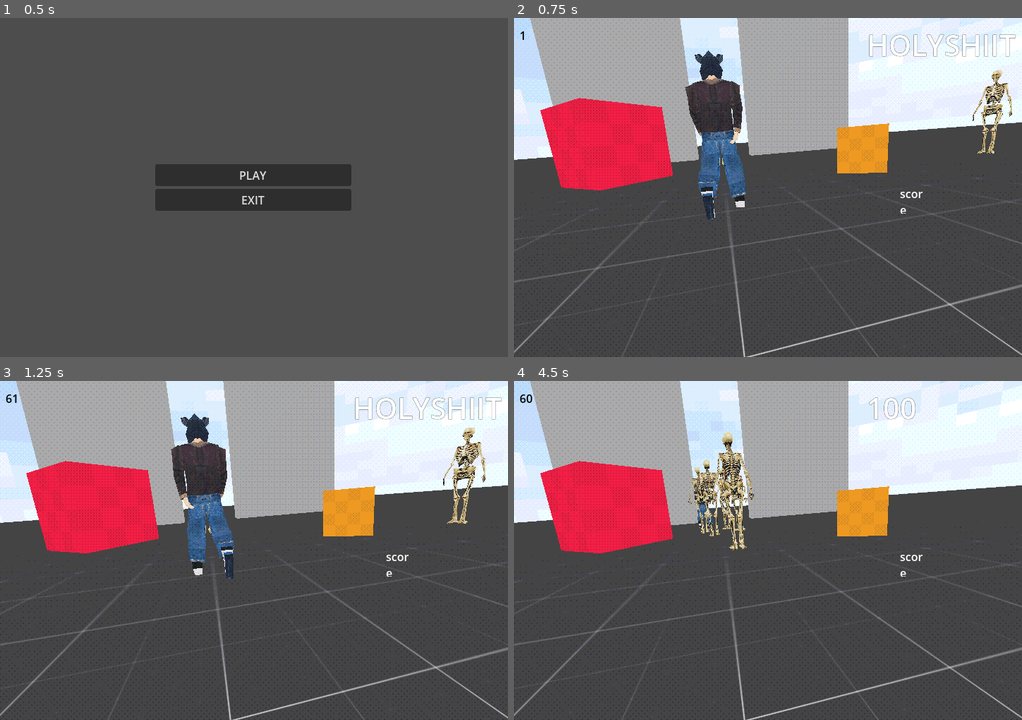
Above: before the commit, frames 1-4 (two rows, left to right).
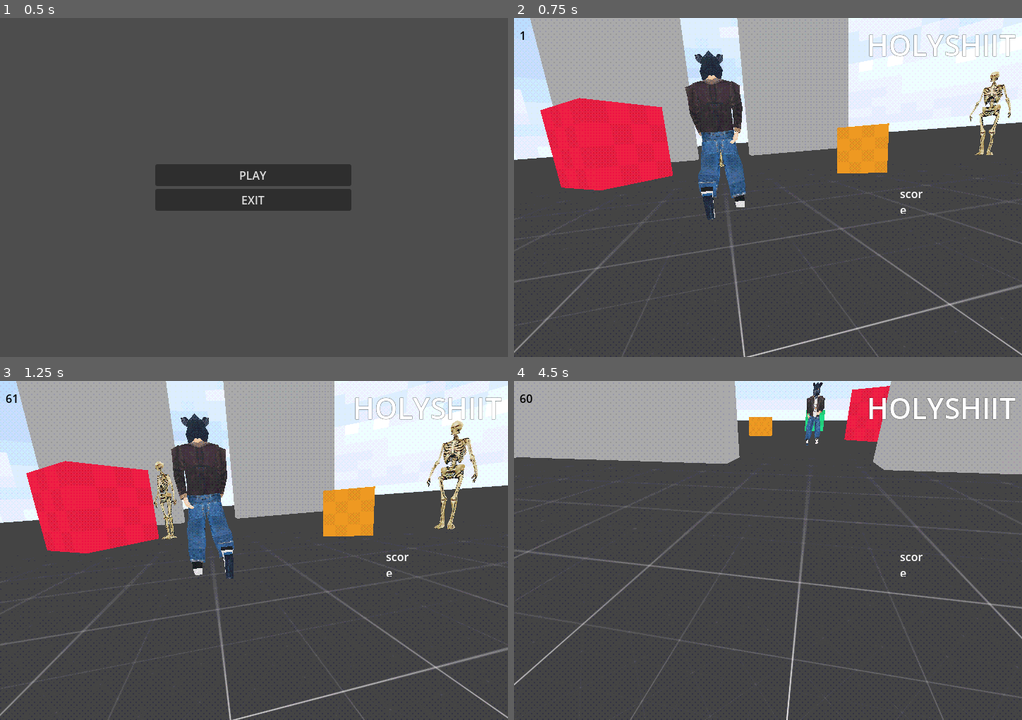
Above: after the commit, the same moments.

Repository: bluebanana21/boar-man
Game: Godot game, scene res://scenes/World/main_menu.tscn
Two runs of this game, one before a commit and one after it. Both use one fixed random seed, a clock stepped at 60 frames per second and the inputs below.
Inputs (mouse positions are in pixels of both pictures, inside the frame that each line leads up to):
- Up to frame 1 (0.5 s): no input
- Up to frame 2 (0.75 s): click "PLAY" at 0.5 s
- Up to frame 3 (1.25 s): no input
- Up to frame 4 (4.5 s): move the mouse to (798, 550) at 1.27 s; press the mouse at (798, 550) at 1.28 s; hold W (forward) from 1.28 s (still down); move the mouse to (742, 550) at 2.02 s; release the mouse at (742, 550) at 2.03 s; click (742, 550) at 2.1 s; move the mouse to (778, 543) at 2.77 s; press the mouse at (778, 543) at 2.78 s; move the mouse to (762, 557) at 3.52 s; release the mouse at (762, 557) at 3.53 s; click (762, 557) at 3.6 s; move the mouse to (803, 553) at 4.27 s; press the mouse at (803, 553) at 4.28 s

Frame 1 is identical in both runs. In frame 2, 0.7% of the frame differs, in the area x 40-99%, y 15-45%; in frame 3, 1.9%; in frame 4, 36%, in the area x 0-100%, y 0-100%.
Error before the commit: Invalid call. Nonexistent function 'hit' in base 'CharacterBody3D (TankPlayer)'. (res://scripts/victim/States/victim_violent.gd:53)

Commit message:
update: misc fixes

Diff:
--- a/scenes/Player/player_FPS.tscn
+++ b/scenes/Player/player_FPS.tscn
@@ -364,21 +364,21 @@
 bones/7/rest = Transform3D(0.113638, 0.985997, -0.122047, 0.0751962, 0.113954, 0.990636, 0.990672, -0.121751, -0.0611938, 0.0183, 0.19039, -0.00355813)
 bones/7/enabled = true
 bones/7/position = Vector3(0.0183, 0.19039, -0.00355813)
-bones/7/rotation = Quaternion(-0.472566, -0.563545, -0.455561, 0.50156)
+bones/7/rotation = Quaternion(-0.460109, -0.576632, -0.464741, 0.489705)
 bones/7/scale = Vector3(1, 0.999999, 1)
 bones/8/name = "upper_arm.L"
 bones/8/parent = 7
 bones/8/rest = Transform3D(0.0983943, 0.0802588, 0.991906, -0.995052, -0.00588488, 0.0991825, 0.0137976, -0.996756, 0.0792827, -0.00175682, 0.181514, -0.0238596)
 bones/8/enabled = true
 bones/8/position = Vector3(-0.00175682, 0.181514, -0.0238596)
-bones/8/rotation = Quaternion(-0.432314, 0.329475, -0.574468, 0.611994)
+bones/8/rotation = Quaternion(-0.423847, 0.316158, -0.581521, 0.618249)
 bones/8/scale = Vector3(1, 0.999999, 1)
 bones/9/name = "forearm.L"
 bones/9/parent = 8
 bones/9/rest = Transform3D(0.93602, 0.187783, 0.297666, -0.00810107, 0.857038, -0.51519, -0.351855, 0.479816, 0.803725, -5.58794e-09, 0.278044, -8.84756e-09)
 bones/9/enabled = true
 bones/9/position = Vector3(-5.58794e-09, 0.278044, -8.84756e-09)
-bones/9/rotation = Quaternion(0.250041, 0.057979, -0.278021, 0.925647)
+bones/9/rotation = Quaternion(0.201176, 0.0471011, -0.28442, 0.93617)
 bones/9/scale = Vector3(1, 1, 1)
 bones/10/name = "hand.L"
 bones/10/parent = 9
@@ -392,21 +392,21 @@
 bones/11/rest = Transform3D(0.113638, -0.985997, 0.122047, -0.0751966, 0.113954, 0.990636, -0.990672, -0.121752, -0.0611941, -0.0183, 0.19039, -0.00355814)
 bones/11/enabled = true
 bones/11/position = Vector3(-0.0183, 0.19039, -0.00355814)
-bones/11/rotation = Quaternion(-0.53631, 0.487573, 0.40212, 0.559413)
+bones/11/rotation = Quaternion(-0.542261, 0.479526, 0.39643, 0.564669)
 bones/11/scale = Vector3(1, 1, 1)
 bones/12/name = "upper_arm.R"
 bones/12/parent = 11
 bones/12/rest = Transform3D(0.0983939, -0.0802586, -0.991906, 0.995052, -0.00588524, 0.0991822, -0.0137978, -0.996757, 0.0792824, 0.00175683, 0.181514, -0.0238595)
 bones/12/enabled = true
 bones/12/position = Vector3(0.00175683, 0.181514, -0.0238595)
-bones/12/rotation = Quaternion(-0.604955, -0.651855, 0.295053, 0.349367)
+bones/12/rotation = Quaternion(-0.605299, -0.652762, 0.293791, 0.34814)
 bones/12/scale = Vector3(1, 1, 1)
 bones/13/name = "forearm.R"
 bones/13/parent = 12
 bones/13/rest = Transform3D(0.93602, -0.187783, -0.297666, 0.00810096, 0.857038, -0.51519, 0.351855, 0.479816, 0.803725, 2.79397e-08, 0.278044, 9.31323e-09)
 bones/13/enabled = true
 bones/13/position = Vector3(2.79397e-08, 0.278044, 9.31323e-09)
-bones/13/rotation = Quaternion(0.159772, -0.175565, 0.0634605, 0.969341)
+bones/13/rotation = Quaternion(0.162254, -0.182748, 0.0522649, 0.968269)
 bones/13/scale = Vector3(1, 1, 1)
 bones/14/name = "hand.R"
 bones/14/parent = 13
@@ -434,28 +434,28 @@
 bones/17/rest = Transform3D(0.981691, 0.187697, -0.0324336, 0.190457, -0.969817, 0.152254, -0.00287693, -0.155644, -0.987809, 0.098, 0.0675742, 0.0156842)
 bones/17/enabled = true
 bones/17/position = Vector3(0.098, 0.0675742, 0.0156842)
-bones/17/rotation = Quaternion(0.96032, 0.0952451, 0.00909605, -0.261977)
+bones/17/rotation = Quaternion(0.956974, 0.095124, 0.0102846, -0.273947)
 bones/17/scale = Vector3(1, 1, 1)
 bones/18/name = "shin.L"
 bones/18/parent = 17
 bones/18/rest = Transform3D(0.985935, -0.163665, 0.033846, 0.163582, 0.986516, 0.00519947, -0.0342406, 0.000410266, 0.999413, 1.28057e-09, 0.307797, -9.31323e-10)
 bones/18/enabled = true
 bones/18/position = Vector3(1.28057e-09, 0.307797, -9.31323e-10)
-bones/18/rotation = Quaternion(0.163408, 0.0344739, 0.0784312, 0.982832)
+bones/18/rotation = Quaternion(0.141219, 0.0321574, 0.0790593, 0.986292)
 bones/18/scale = Vector3(1, 1, 0.999999)
 bones/19/name = "foot.L"
 bones/19/parent = 18
 bones/19/rest = Transform3D(0.999699, -0.00270438, -0.0244004, 0.0244846, 0.182216, 0.982954, 0.00178785, -0.983255, 0.182227, -1.07393e-08, 0.382628, 1.88302e-08)
 bones/19/enabled = true
 bones/19/position = Vector3(-1.07393e-08, 0.382628, 1.88302e-08)
-bones/19/rotation = Quaternion(-0.590177, -0.00794797, 0.00935546, 0.807181)
+bones/19/rotation = Quaternion(-0.549058, -0.00746988, 0.00974144, 0.835694)
 bones/19/scale = Vector3(1, 1, 1)
 bones/20/name = "toe.L"
 bones/20/parent = 19
 bones/20/rest = Transform3D(-1, 4.53409e-08, 1.45115e-07, 6.81997e-09, 0.966911, -0.255113, -1.5188e-07, -0.255113, -0.966911, 2.30175e-09, 0.159298, 6.10605e-08)
 bones/20/enabled = true
 bones/20/position = Vector3(2.30175e-09, 0.159298, 6.10605e-08)
-bones/20/rotation = Quaternion(5.56364e-08, 0.933058, -0.359725, 1.20143e-07)
+bones/20/rotation = Quaternion(-1.25816e-08, 0.91664, -0.399714, 1.3967e-07)
 bones/20/scale = Vector3(1, 1, 1)
 bones/21/name = "heel.02.L"
 bones/21/parent = 19
@@ -469,28 +469,28 @@
 bones/22/rest = Transform3D(0.981694, -0.187697, 0.0324296, -0.190457, -0.969817, 0.152255, 0.00287289, -0.155644, -0.987811, -0.098, 0.0675742, 0.0156841)
 bones/22/enabled = true
 bones/22/position = Vector3(-0.098, 0.0675742, 0.0156841)
-bones/22/rotation = Quaternion(0.978311, -0.0896549, 0.0334111, 0.183723)
+bones/22/rotation = Quaternion(0.980017, -0.0899693, 0.0325555, 0.174394)
 bones/22/scale = Vector3(1, 1, 1)
 bones/23/name = "shin.R"
 bones/23/parent = 22
 bones/23/rest = Transform3D(0.985935, 0.163664, -0.0338455, -0.163582, 0.986516, 0.00520045, 0.0342403, 0.000409221, 0.999414, -1.00117e-08, 0.307797, 9.31323e-09)
 bones/23/enabled = true
 bones/23/position = Vector3(-1.00117e-08, 0.307797, 9.31323e-09)
-bones/23/rotation = Quaternion(0.0767786, -0.0253802, -0.0806462, 0.993457)
+bones/23/rotation = Quaternion(0.069587, -0.0246194, -0.0808017, 0.993993)
 bones/23/scale = Vector3(1, 1, 1)
 bones/24/name = "foot.R"
 bones/24/parent = 23
 bones/24/rest = Transform3D(0.999699, 0.00270235, 0.0243995, -0.0244834, 0.182218, 0.982953, -0.00178974, -0.983254, 0.182229, -2.28465e-08, 0.382627, 8.09086e-09)
 bones/24/enabled = true
 bones/24/position = Vector3(-2.28465e-08, 0.382627, 8.09086e-09)
-bones/24/rotation = Quaternion(-0.629033, 0.0083973, -0.00895366, 0.777281)
+bones/24/rotation = Quaternion(-0.639385, 0.00851641, -0.00884045, 0.768789)
 bones/24/scale = Vector3(1, 1, 1)
 bones/25/name = "toe.R"
 bones/25/parent = 24
 bones/25/rest = Transform3D(-1, -2.02669e-07, -6.01546e-07, -4.25013e-08, 0.966911, -0.255113, 6.33345e-07, -0.255113, -0.966911, -7.25345e-09, 0.159298, 5.70291e-08)
 bones/25/enabled = true
 bones/25/position = Vector3(-7.25345e-09, 0.159298, 5.70291e-08)
-bones/25/rotation = Quaternion(3.38328e-08, 0.988959, -0.148189, -3.46707e-07)
+bones/25/rotation = Quaternion(-6.18059e-08, 0.991693, -0.128625, -3.11309e-07)
 bones/25/scale = Vector3(1, 1, 1)
 bones/26/name = "heel.02.R"
 bones/26/parent = 24
@@ -505,7 +505,7 @@
 skin = SubResource("Skin_csxyf")
 
 [node name="BoneAttachment3D" type="BoneAttachment3D" parent="metarig/Skeleton3D"]
-transform = Transform3D(-0.99107, 0.123134, -0.0511697, -0.0892372, -0.897617, -0.431648, -0.0990816, -0.423227, 0.900589, -0.208428, 0.234638, -0.362209)
+transform = Transform3D(-0.9919, 0.113689, -0.0566405, -0.0782906, -0.898378, -0.43219, -0.10002, -0.424255, 0.900002, -0.204746, 0.235363, -0.36819)
 bone_name = "hand.R"
 bone_idx = 14
 
--- a/scenes/Victim/victim.tscn
+++ b/scenes/Victim/victim.tscn
@@ -1414,7 +1414,7 @@
 
 [node name="StateMachine" type="Node" parent="." node_paths=PackedStringArray("initial_state")]
 script = ExtResource("2_xp636")
-initial_state = NodePath("VictimViolent")
+initial_state = NodePath("VictimScared")
 
 [node name="VictimIdle" type="Node3D" parent="StateMachine" node_paths=PackedStringArray("victim")]
 transform = Transform3D(1, 0, 0, 0, 1, 0, 0, 0, 1, 0, 1.615, 0)
--- a/scripts/states/State.gd
+++ b/scripts/states/State.gd
@@ -1,8 +1,8 @@
 extends Node3D
 class_name State
 
-var player = null
-@export var player_path:NodePath = "/root/World/SubViewportContainer/SubViewport/PlayerFPS"
+@export var player_path: NodePath = "/root/World/SubViewportContainer/SubViewport/PlayerFPS"
+@onready var player = get_node(player_path)
 
 
 signal Transitioned
--- a/scripts/victim/States/victim_idle.gd
+++ b/scripts/victim/States/victim_idle.gd
@@ -29,7 +29,7 @@
 func Physics_update(delta: float):
 #checks to see if victim is null or not
 	if victim:
-		victim.velocity = move_direction * move_speed
+		victim.velocity = move_direction * (move_speed * randf_range(0.5 , 1.5))
 
 #checks to see if the move direction variable is null or not
 #not null because of randomize wander func
--- a/scripts/victim/States/victim_scared.gd
+++ b/scripts/victim/States/victim_scared.gd
@@ -23,7 +23,7 @@
 	var new_velocity = (next_location - current_location) * speed
 
 	victim.look_at(Vector3(next_location.x, victim.global_position.y, next_location.z), Vector3.UP)
-	victim.velocity = victim.velocity.move_toward(new_velocity, 0.25)
+	victim.velocity = victim.velocity.move_toward(new_velocity, 0.35)
 	victim.move_and_slide()
 
 
--- a/scripts/victim/States/victim_violent.gd
+++ b/scripts/victim/States/victim_violent.gd
@@ -11,13 +11,11 @@
 const move_speed: float = 4.0
 const attack_range:float = 1.5
 
-var new_velocity := Vector3.ZERO
-
 #Rotates the skeleton model 180 degrees, because if you
 #dont rotate it will face the wrong direction
 func Enter():
 	punching_skeleton.rotation.y = deg_to_rad(180)
-	player = get_node(player_path)
+	print(player)
 
 
 func Update(delta: float):
@@ -51,6 +49,7 @@
 func hit_finished():
 	if victim.global_position.distance_to(player.global_position) < attack_range:
 		player.hit()
+
 	return
 
 
--- a/scripts/victim/victim.gd
+++ b/scripts/victim/victim.gd
@@ -1,5 +1,5 @@
 extends CharacterBody3D
-class_name victim
+class_name Victim
 
 @onready var victim_label: Label3D = $VictimLabel
 @onready var game_manager: Node = $"../../../GameManager"
